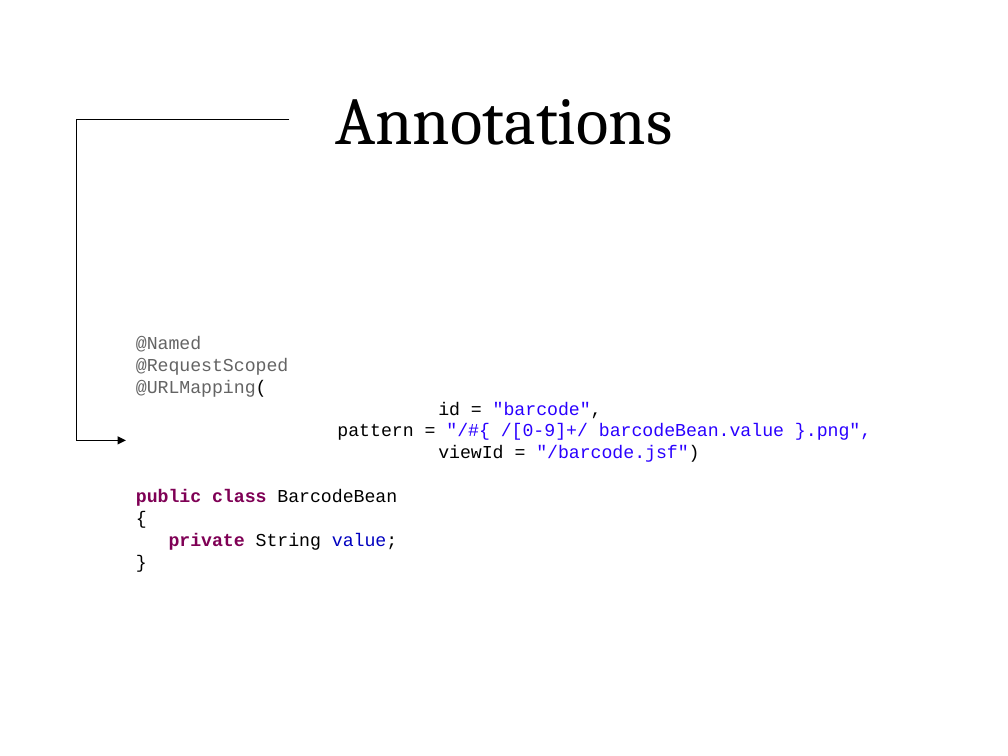
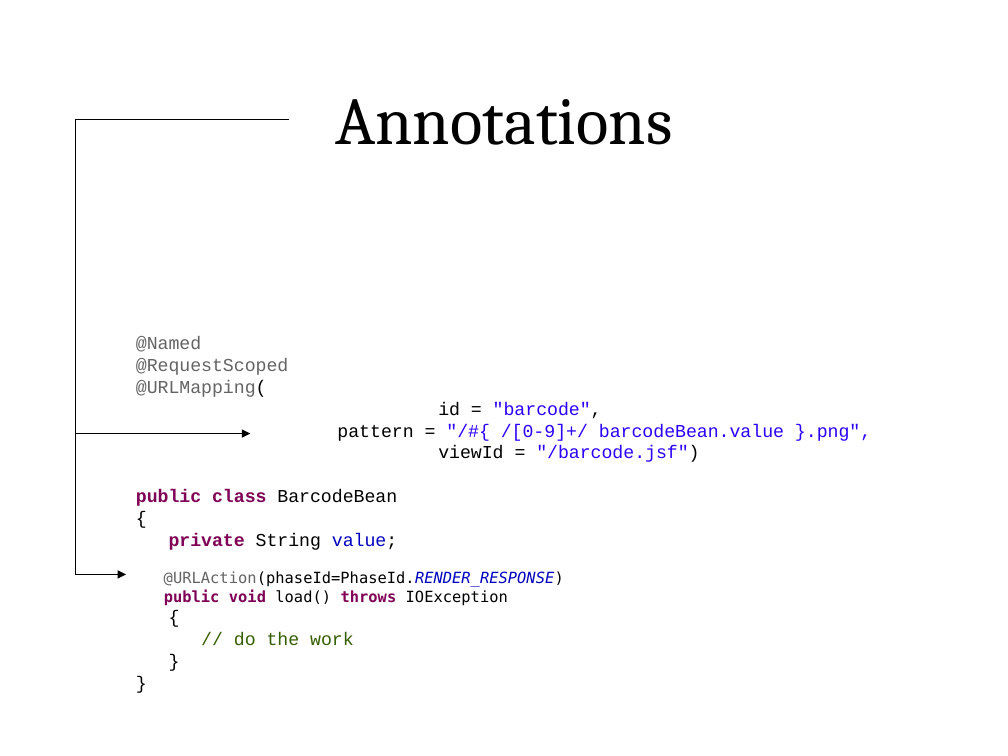
Before and after one commit to lincolnthree/talks, a slide deck: slide 53 of 2011_Beautiful_Java_EE_JAXConf.odp (slide 52 before the commit). Drawn at 1008x756 pixels with LibreOffice and Linux fonts; fonts in the diff are those of the drawing. Boxes give left, top, right and bottom in pixels: in the first picture for what was removed or moved away, otherwise in the second. Text is boxed around its words. In the diff, an @@ line names an element or a change of style, - is before the commit and + after.

```diff
--- a/2011_Beautiful_Java_EE_JAXConf.odp
+++ b/2011_Beautiful_Java_EE_JAXConf.odp
@@ elbow arrow moved from (289, 119) - (126, 440) to (289, 119) - (250, 433) @@
@@ text at bbox=[136, 336, 871, 646]: paragraph added @@
+}
@@ elbow arrow added from (250, 433) to (126, 575), #000000 0 pt @@
@@ text at bbox=[164, 571, 564, 646]: paragraphs added @@
+@URLAction(phaseId=PhaseId.RENDER_RESPONSE)
+public void load() throws IOException
+{
+// do the work
```
Also in this commit, not shown: 38 other slides changed, 4 slides added, 1 slide removed.
